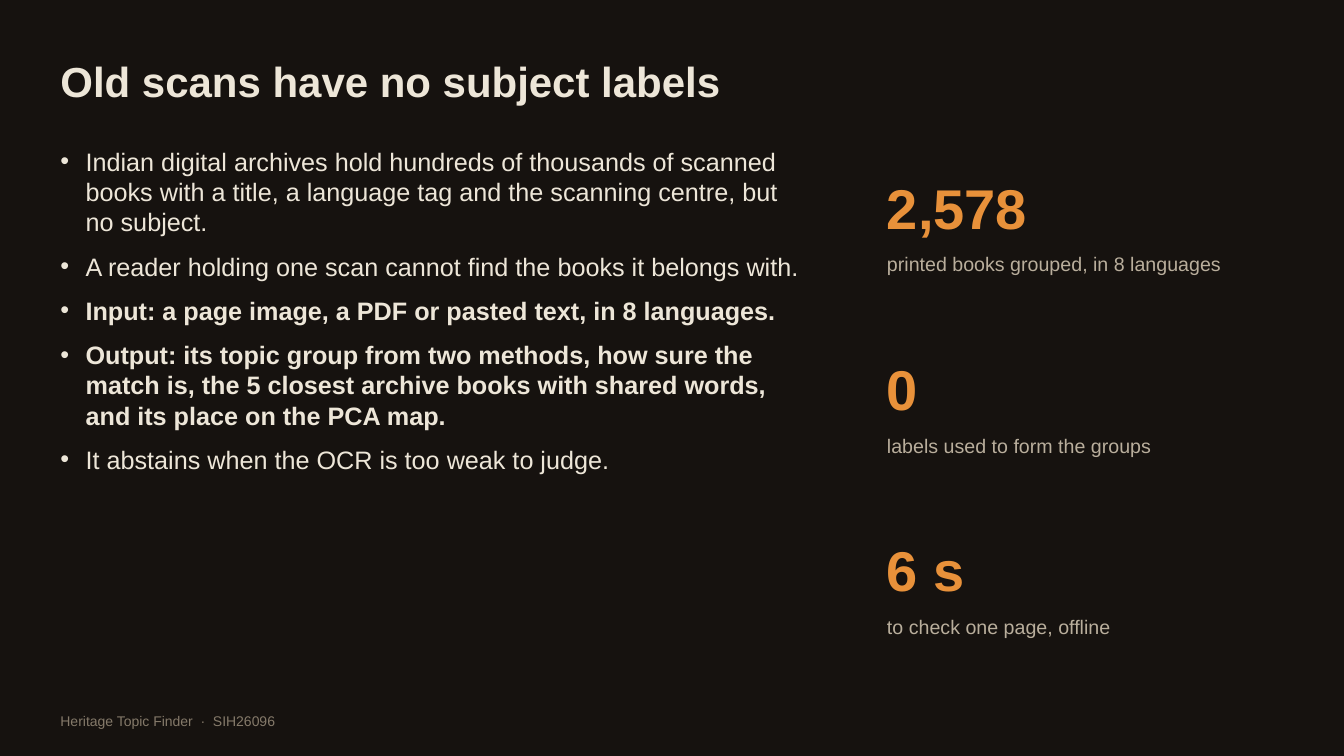
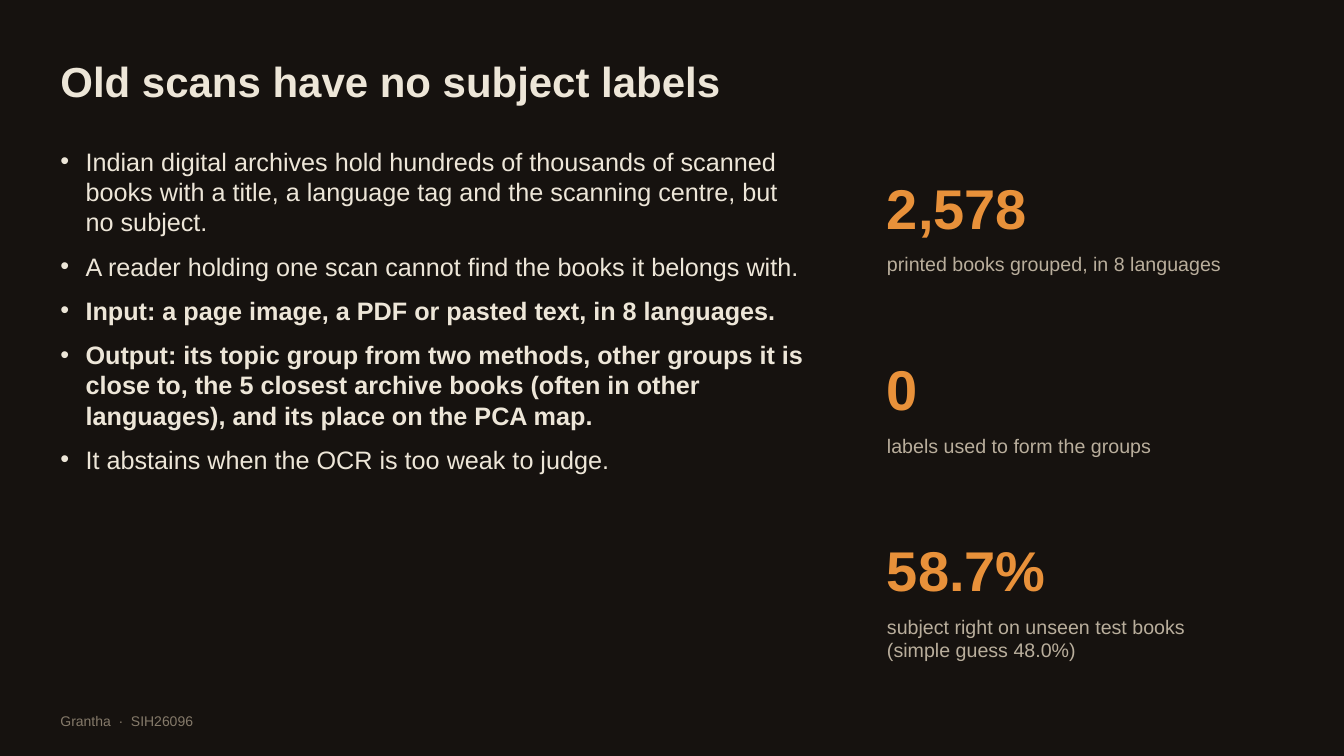
Before and after one commit to rohannes64/Grantha-Heritage-Tracker, a slide deck: slide 2 of docs/Grantha_Deck.pptx. Drawn at 1344x756 pixels with LibreOffice and Linux fonts; fonts in the diff are those of the drawing. Boxes give left, top, right and bottom in pixels: in the first picture for what was removed or moved away, otherwise in the second. Text is boxed around its words. In the diff, an @@ line names an element or a change of style, - is before the commit and + after.

```diff
--- a/docs/Grantha_Deck.pptx
+++ b/docs/Grantha_Deck.pptx
@@ text at (x1=86, y1=345, x2=803, y2=430): text changed @@
-• Output: its topic group from two methods, how sure the match is, the 5 closest archive books with shared words, and its place on the PCA map.
+• Output: its topic group from two methods, other groups it is close to, the 5 closest archive books (often in other languages), and its place on the PCA map.
@@ text at (x1=887, y1=552, x2=1046, y2=592): text changed @@
-6 s
+58.7%
@@ text at (x1=887, y1=620, x2=1184, y2=661): text changed @@
-to check one page, offline
+subject right on unseen test books (simple guess 48.0%)
@@ text at (x1=60, y1=716, x2=193, y2=726): text changed @@
-Heritage Topic Finder · SIH26096
+Grantha · SIH26096
```
Also in this commit, not shown: 10 other slides changed, 5 slides added, 6 slides removed, 14 other files.
